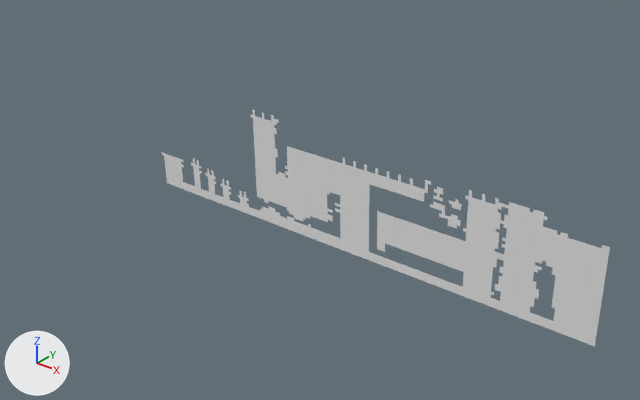
The OBJ model Assets/Tiled2Unity/Meshes/Level4.obj, before and after one commit.
Both versions are drawn from a camera (50 mm lens) standing at (64.0, -195.0, 96.0) and looking at (-100.0, 11.0, -31.0). The lights are fixed; the arrows at lower left show +X, +Y and +Z. Where no turn or scale is listed for an object, it has been applied to the vertices.

Objects in the first picture: 'Level4'.
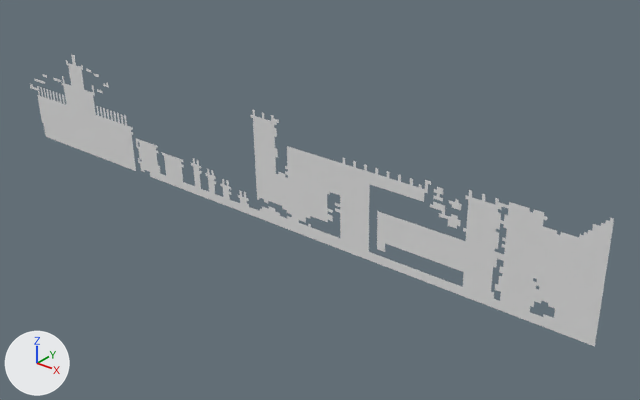
Changed parts and their boxes [x1, y1, x2, y2] in the pictures (640 x 400 px):
'Level4', reshaped (30% wider, 24% taller)
    before: [162, 110, 610, 346]
    after: [30, 54, 614, 346]
part 1 of me_level4, added
    after: [66, 63, 83, 70]
part 2 of me_level4, added
    after: [584, 232, 611, 244]
part 3 of me_level4, added
    after: [601, 222, 613, 230]
part 4 of me_level4, added
    after: [593, 224, 612, 233]
part 5 of me_level4, added
    after: [592, 228, 612, 237]
part 6 of me_level4, added
    after: [136, 138, 158, 148]
part 7 of me_level4, added
    after: [139, 142, 156, 150]
part 8 of me_level4, added
    after: [140, 145, 158, 153]
part 9 of me_level4, added
    after: [30, 54, 167, 183]
part 10 of me_level4, added
    after: [416, 184, 611, 324]
part 11 of me_level4, added
    after: [257, 134, 306, 223]

Edits to the bpy script that builds the scene:
```text
Change me_level4:
    used by ob_level4; location = (0.0, 0.0, 0.0)
    remove me_level4.from_pydata(...)  # 6990 vertices, 3256 faces; spans x -165.0..0.0, y 0.0..1.0, z -40.0..-1.0
    add me_level4.from_pydata(...)  # 10576 vertices, 4906 faces; spans x -242.0..0.0, y 0.0..1.0, z -40.0..0.0
    me_level4 part 1: the loose piece of 22 vertices spanning x -164.0..-154.0, y 1.0, z -31.0..-30.0 is copied, and the copy is moved by (-51.0, -1.0, 26.0); it spans x -215.0..-205.0, y 0.0, z -5.0..-4.0
    me_level4 part 2: the loose piece of 16 vertices spanning x -49.0..-42.0, y 0.0, z -17.0..-16.0 is copied, and the copy is moved by (42.0, 0.0, 8.0); it spans x -7.0..0.0, y 0.0, z -9.0..-8.0
    me_level4 part 3: the loose piece of 8 vertices spanning x -21.0..-18.0, y 0.0, z -7.0..-6.0 is copied, and the copy is moved by (18.0, 0.0, 2.0); it spans x -3.0..0.0, y 0.0, z -5.0..-4.0
    me_level4 part 4: the loose piece of 12 vertices spanning x -52.0..-47.0, y 0.0, z -15.0..-14.0 is copied, and the copy is moved by (47.0, 0.0, 9.0); it spans x -5.0..0.0, y 0.0, z -6.0..-5.0
    me_level4 part 5: the loose piece of 12 vertices spanning x -52.0..-47.0, y 0.0, z -15.0..-14.0 is copied, and the copy is moved by (47.0, 0.0, 8.0); it spans x -5.0..0.0, y 0.0, z -7.0..-6.0
    me_level4 part 6: the loose piece of 26 vertices spanning x -29.0..-17.0, y 1.0, z -30.0..-29.0 is copied, and the copy is moved by (-150.0, 0.0, 3.0); it spans x -179.0..-167.0, y 1.0, z -27.0..-26.0
    me_level4 part 7: the loose piece of 20 vertices spanning x -164.0..-155.0, y 1.0, z -30.0..-29.0 is copied, and the copy is moved by (-13.0, 0.0, 2.0); it spans x -177.0..-168.0, y 1.0, z -28.0..-27.0
    me_level4 part 8: the loose piece of 22 vertices spanning x -164.0..-154.0, y 1.0, z -31.0..-30.0 is copied, and the copy is moved by (-13.0, 0.0, 2.0); it spans x -177.0..-167.0, y 1.0, z -29.0..-28.0
    me_level4 part 9: 3050 vertices added at x -242.0..-165.0, y 0.0..1.0, z -40.0..0.0
    me_level4 part 10: 150 vertices added at x -56.0..0.0, y 0.0..1.0, z -37.0..-7.0
    me_level4 part 11: 20 vertices added at x -119.0..-98.0, y 0.0..1.0, z -36.0..-7.0
```
